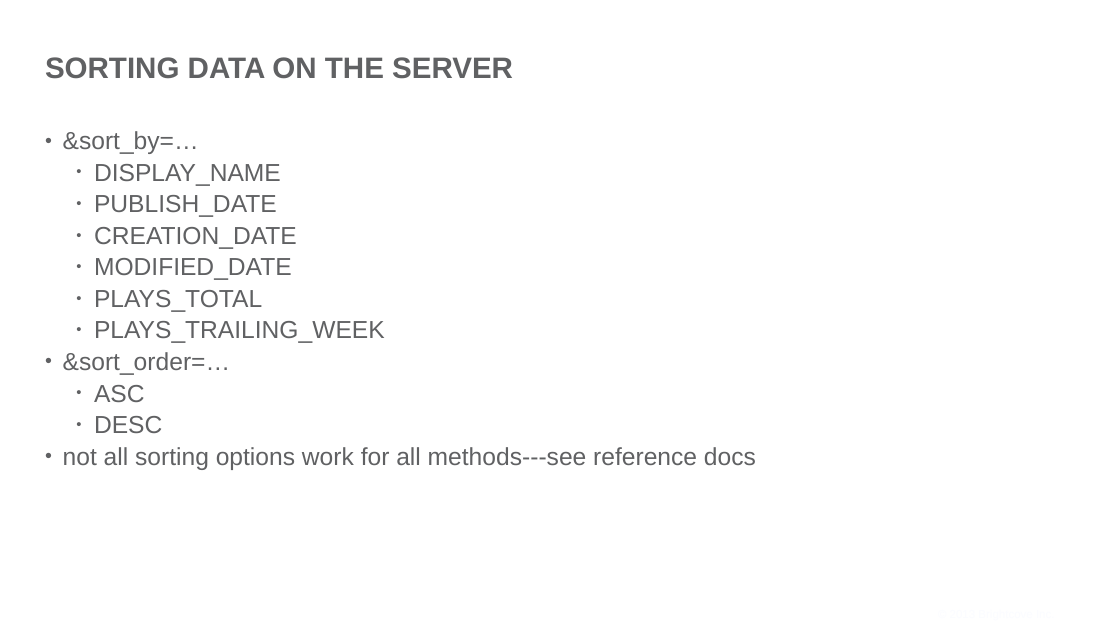
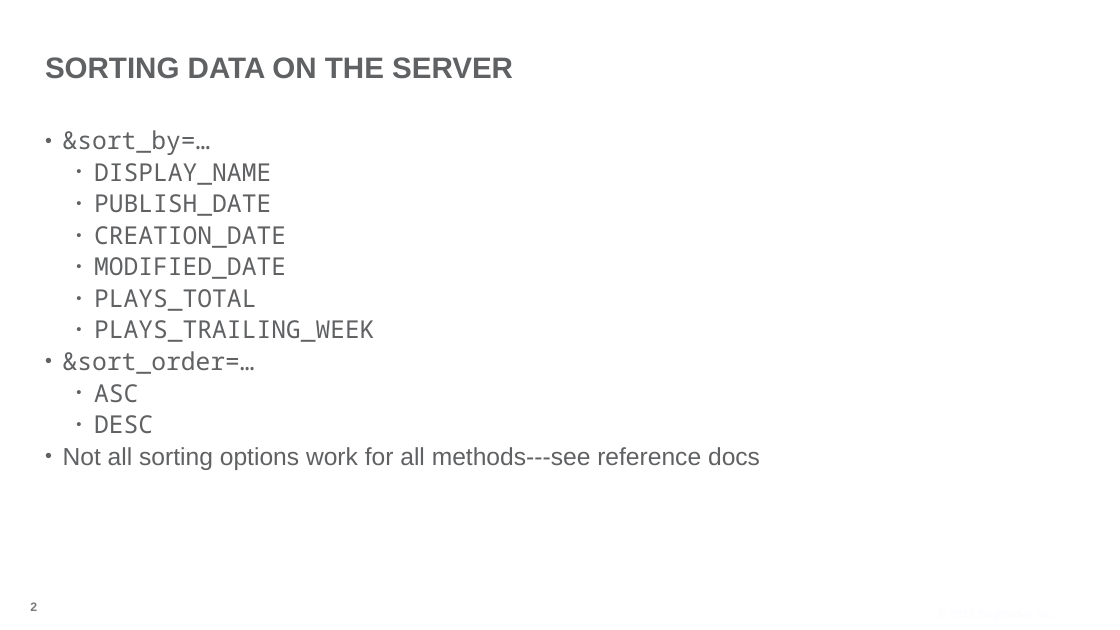
Before and after one commit to BrightcoveLearning/VideoCloudMediaAPI, a slide deck: slide 2 of VideoSessionsMaterials/sorting-data.pptx. Drawn at 1120x630 pixels with LibreOffice and Linux fonts; fonts in the diff are those of the drawing; background and template pictures are left out. Boxes give left, top, right and bottom in pixels: in the first picture for what was removed or moved away, otherwise in the second. Text is boxed around its words. In the diff, an @@ line names an element or a change of style, - is before the commit and + after.

```diff
--- a/VideoSessionsMaterials/sorting-data.pptx
+++ b/VideoSessionsMaterials/sorting-data.pptx
@@ text at [63, 130, 375, 433]: font Arial to Noto Sans Mono in "&sort_by=…", "DISPLAY_NAME", "PUBLISH_DATE", "CREATION_DATE" and 6 more places @@
@@ text at [63, 447, 760, 470]: text changed @@
-• not all sorting options work for all methods---see reference docs
+• Not all sorting options work for all methods---see reference docs
@@ page number added at [30, 602, 37, 611], 15 pt, text #7B7B7B, bold @@
+2
```
Also in this commit, not shown: 1 other slide changed, 2 other files.
